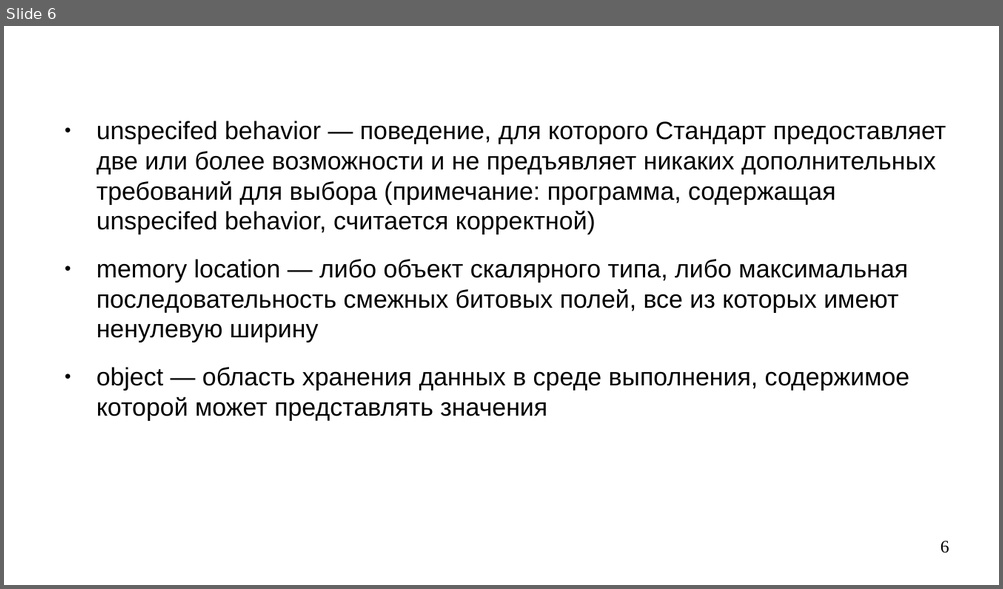
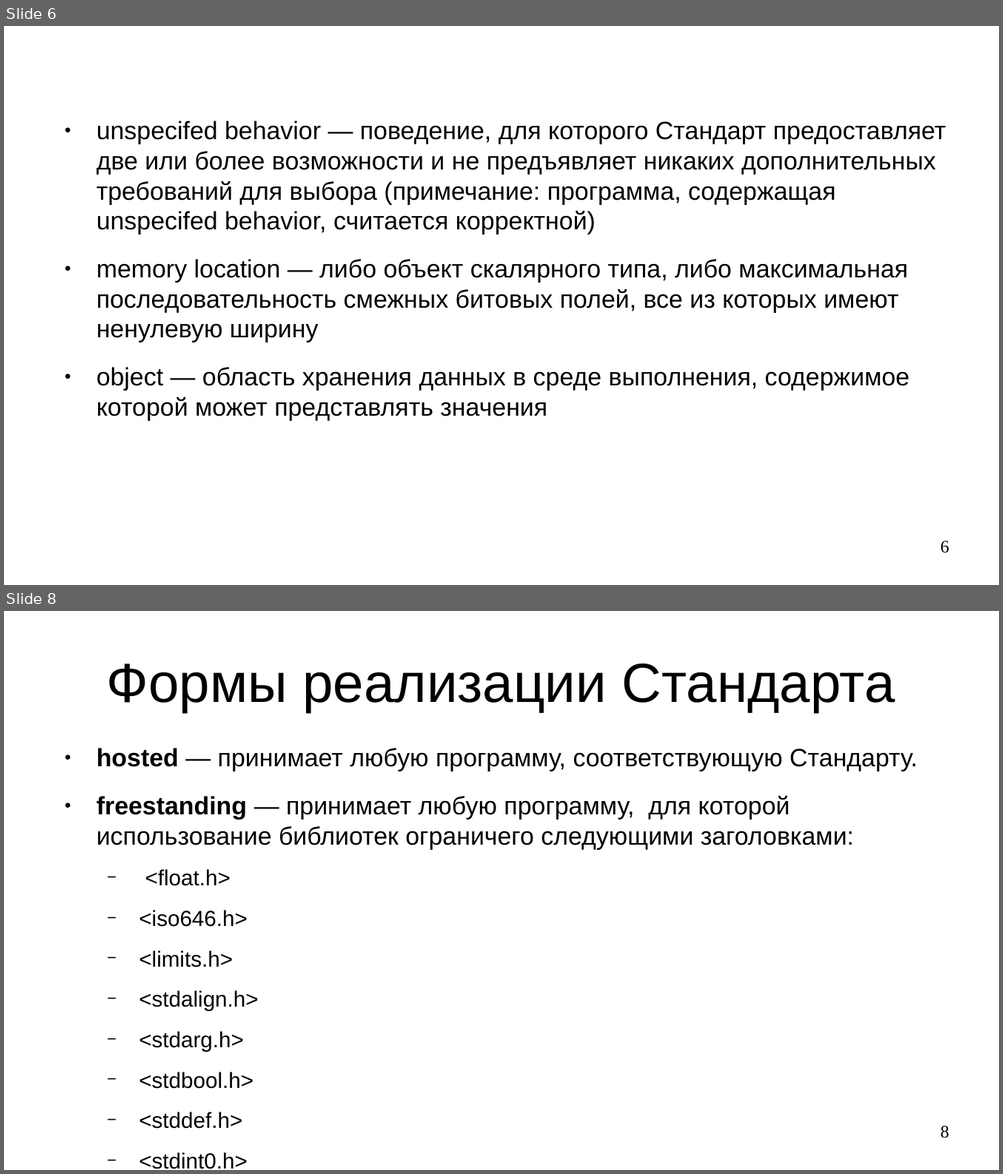
Before and after one commit to steelcraft/stud-lab, a slide deck: Лекции/CACP01.odp. Shown one above the other, each under a label of ours: slide 6 before the commit, slides 6 and 8 after it; the slides between them are not shown. The pictures are 1003x589 and 1003x1174 pixels, drawn with LibreOffice and Linux fonts; fonts in the diff are those of the drawing. Boxes give left, top, right and bottom in pixels: in the first picture for what was removed or moved away, otherwise in the second. Text is boxed around its words. In the diff, an @@ line names an element or a change of style, - is before the commit and + after.

Commit message:
Добавлен раздел "Формы реализации Стандарта"

```diff
--- a/Лекции/CACP01.odp
+++ b/Лекции/CACP01.odp
@@ slide 8 added at (4,611,999,1170), background #FFFFFF @@
@@ title added at (107,664,895,712), 44 pt, text #000000 @@
+Формы реализации Стандарта
@@ text added at (96,748,917,1170), 20 pt, text #000000 @@
+● hosted — принимает любую программу, соответствующую Стандарту.
+● freestanding — принимает любую программу, для которой использование библиотек ограничего следующими заголовками:
+  − <float.h>
+  − <iso646.h>
+  − <limits.h>
+  − <stdalign.h>
+  − <stdarg.h>
+  − <stdbool.h>
+  − <stddef.h>
+  − <stdint0.h>
+  − <stdnoreturn.h >
@@ page number added at (940,1126,949,1139), 14 pt, text #000000 @@
+8
```
Also in this commit, not shown: 1 slide changed.
